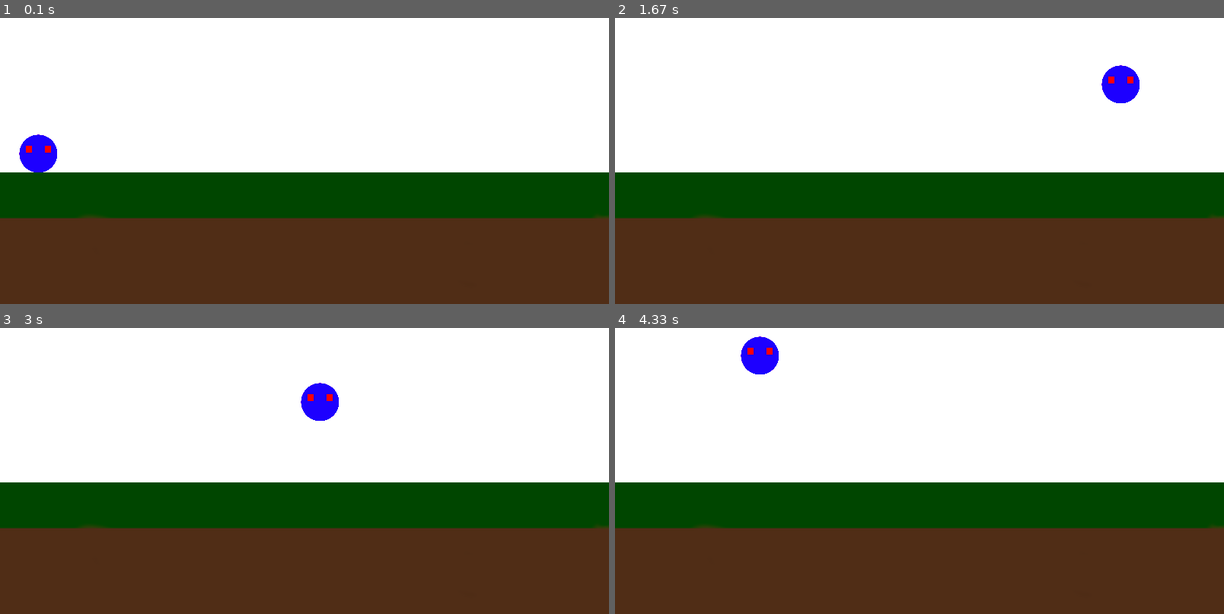
Above: before the commit, frames 1-4 (two rows, left to right).
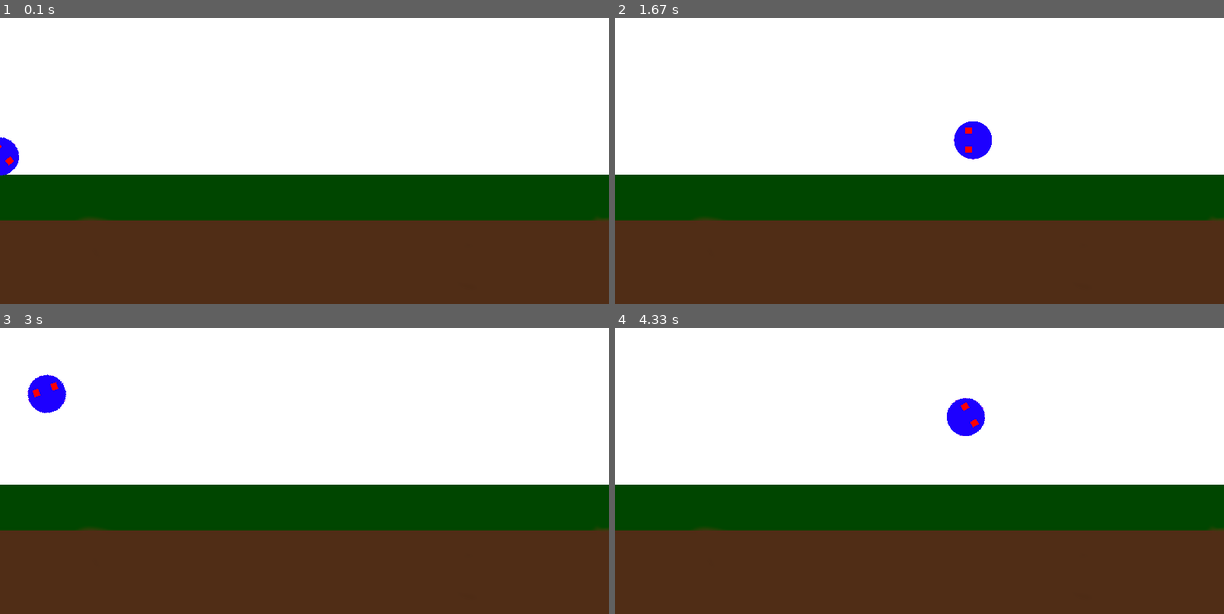
Above: after the commit, the same moments.

Repository: Oussecg/Pygame
Game: pygame game, started from main.py
Same seed, same stepped clock (60 frames per second), same inputs: the game is played once before the commit and once after it.
Inputs:
- Up to frame 1 (0.1 s): no input
- Up to frame 2 (1.67 s): tap Space at 0.33, 0.73, 1.03, 1.23, 1.57 s
- Up to frame 3 (3 s): tap Space at 1.87, 2.07, 2.37, 2.63 s
- Up to frame 4 (4.33 s): tap Space at 3.4, 3.8, 4.1 s

The runs differ from the first frame. In frame 1, 2.6% of the frame differs, in the area x 0-100%, y 40-71%; in frame 2, 2.9%; in frame 3, 2.9%; in frame 4, 2.9%, in the area x 0-100%, y 2-71%.

Commit message:
We fix the jump and we add a rotation for the player it looks very nice i love it too much

Diff:
--- a/game.py
+++ b/game.py
@@ -7,6 +7,6 @@
         self.background = pygame.image.load('assets/background.png')
         self.background_rect = self.background.get_rect()
         self.background_rect.x = 0
-        self.background_rect.y = pygame.display.get_surface().get_height() - self.background.get_height() // 2
-        self.player = Player(self.background)
+        self.background_rect.y = pygame.display.get_surface().get_height() - (self.background.get_height() // 2 - 3)
+        self.player = Player(self.background_rect.y)
         self.clock = pygame.time.Clock()
--- a/main.py
+++ b/main.py
@@ -8,13 +8,14 @@
 
 running = True
 
+
 while running:
     # fill the screen with a color to wipe away anything from last frame
     game.screen.fill("white")
 
     # RENDER YOUR GAME HERE
     game.screen.blit(game.background, (game.background_rect.x, game.background_rect.y))
-    game.screen.blit(game.player.img, (game.player.rect.x, game.player.rect.y))
+    game.screen.blit(game.player.img, game.player.rect)
     game.player.update()
 
     # pygame.QUIT event means the user clicked X to close your window
@@ -23,7 +24,7 @@
             running = False
         if event.type == pygame.KEYDOWN:
             if event.key == pygame.K_SPACE:
-                game.player.on_jump = True
+                if game.player.jump_finished: game.player.on_jump = True
 
     # flip() the display to put your work on screen
     pygame.display.flip()
--- a/player.py
+++ b/player.py
@@ -1,39 +1,45 @@
 import pygame
 
 class Player(pygame.sprite.Sprite):
-    def __init__(self, background):
+    def __init__(self, background_y):
         super().__init__()
-        self.background = background
-        self.img = pygame.image.load('assets/sprite.png')
-        self.img = pygame.transform.scale(self.img, (50, 50))
-        self.rect = self.img.get_rect()
-        self.rect.x = 0
-        self.initial_y = pygame.display.get_surface().get_height() - ((self.background.get_height() // 2) + self.img.get_height())
-        self.rect.y = self.initial_y
+        self.background_y = background_y
+        self.original_img = pygame.image.load('assets/sprite.png')
+        self.original_img = pygame.transform.scale(self.original_img, (50, 50))
+        self.img = self.original_img
+        self.angle = 0
+        self.rect = self.img.get_rect(bottomright=(0, self.background_y))
+        self.initial_y = self.background_y
         self.speed_x = 5
         self.speed_y = 5
-        self.jump_strength = 8
+        self.jump_strength = 5
         self.gravity_power = 5
+        self.jump_finished = True
         self.on_jump = False
 
     def move(self):
-        if self.rect.x + self.img.get_width() <= pygame.display.get_surface().get_width():
-            self.rect.x += self.speed_x
+        if self.rect.right <= pygame.display.get_surface().get_width():
+            self.rect.right += self.speed_x
+            self.angle -= 10
         else:
-            self.rect.x = 0
+            self.rect.right = 0
+        # Rotate from the original image and keep the center
+        self.img = pygame.transform.rotate(self.original_img, self.angle)
+        self.rect = self.img.get_rect(center=self.rect.center)
 
     def jump(self):
+        self.jump_finished = False
         if self.on_jump:
-            if self.rect.y >= self.initial_y - 150:
-                self.speed_x = 9
+            if self.rect.top >= self.initial_y - 155:
                 self.rect.y -= self.jump_strength
             else:
-                self.speed_x = 5
                 self.on_jump = False
 
     def gravity(self):
-        if (self.on_jump == False) and (self.rect.y < self.initial_y):
-            self.rect.y += self.gravity_power
+        if (self.on_jump == False) and (self.rect.bottom < self.initial_y):
+            self.rect.bottom += self.gravity_power
+        elif self.rect.bottom >= self.initial_y:
+            self.jump_finished = True
 
     def update(self):
         self.move()
